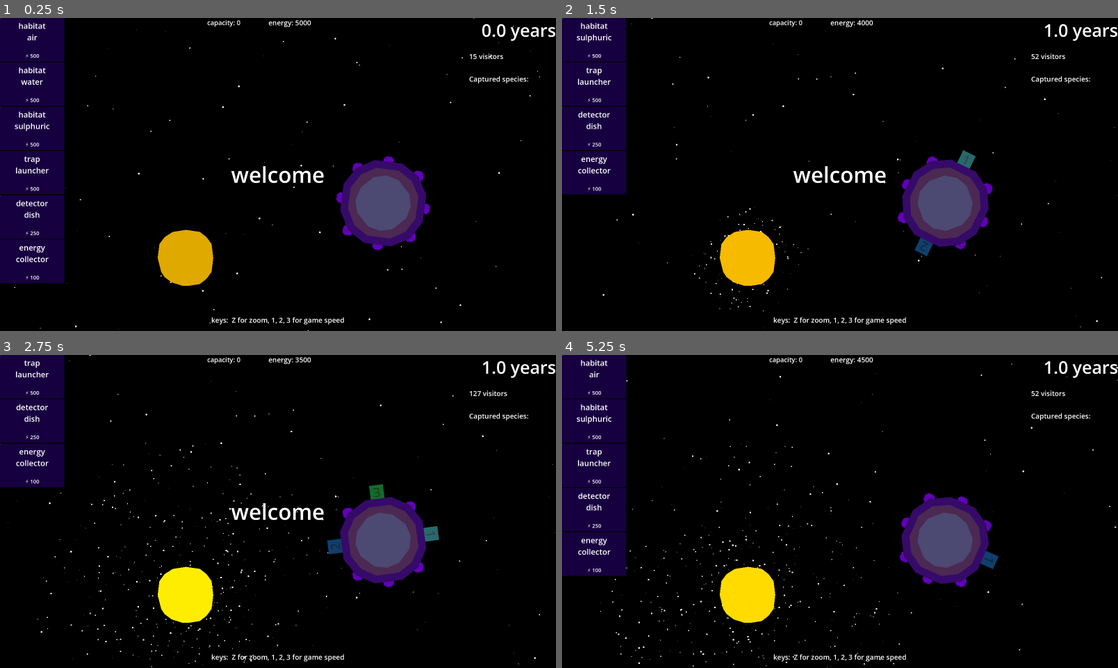
Above: before the commit, frames 1-4 (two rows, left to right).
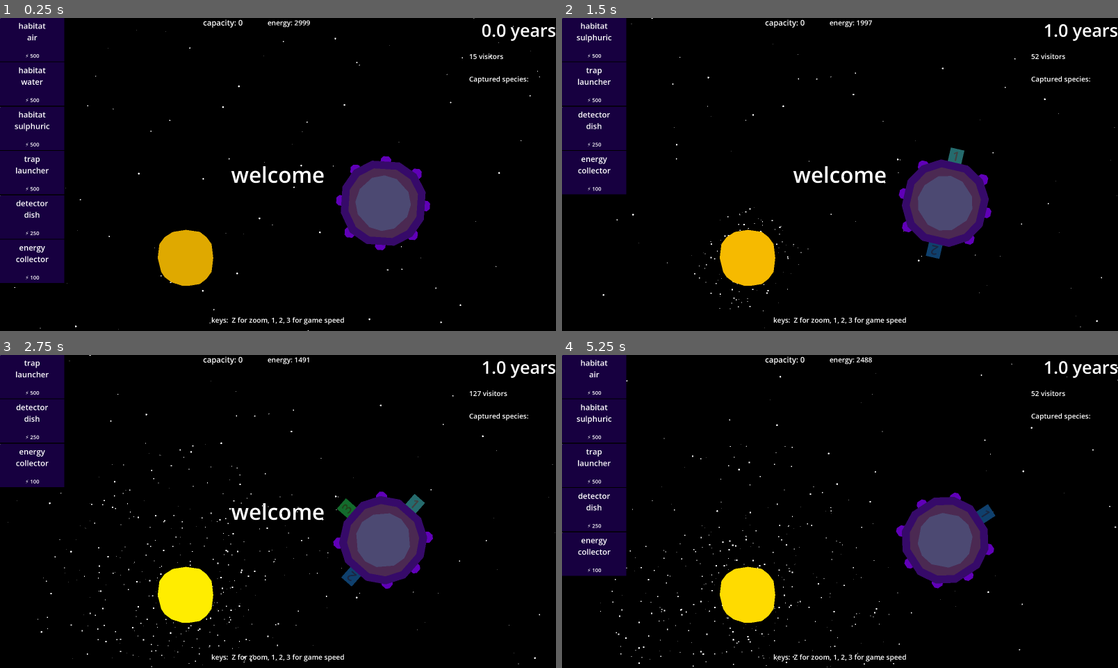
Above: after the commit, the same moments.

Repository: opensourceame/tins-2026
Game: Godot game, scene res://main.tscn
Two runs of this game, one before a commit and one after it. Both use one fixed random seed, a clock stepped at 60 frames per second and the inputs below.
Inputs (mouse positions are in pixels of both pictures, inside the frame that each line leads up to):
- Up to frame 1 (0.25 s): no input
- Up to frame 2 (1.5 s): tap Enter at 0.5 s; move the mouse to (595, 39) at 0.52 s; tap R at 0.6 s; click (595, 39) at 0.67 s; tap 1 at 1.35 s; click (595, 39) at 1.42 s
- Up to frame 3 (2.75 s): tap 2 at 2.1 s; click (33, 376) at 2.17 s
- Up to frame 4 (5.25 s): tap one key every 0.75 s from 2.85 s: 3 Z R 1; click (595, 376) at 2.92 s; click (595, 376) at 3.67 s; move the mouse to (673, 464) at 4.27 s; click (673, 464) at 4.42 s; move the mouse to (595, 420) at 5.02 s; click (595, 420) at 5.17 s

The runs differ from the first frame. In frame 1, 0.5% of the frame differs, in the area x 36-78%, y 0-75%; in frame 2, 1.1%; in frame 3, 1.1%, in the area x 36-79%, y 0-75%; in frame 4, 1.0%.

Commit message:
repair module

Diff:
--- a/common/signal_bus.gd
+++ b/common/signal_bus.gd
@@ -3,7 +3,9 @@
 signal intelligence_detected(planet)
 signal moon_trap_orbiting(planet)
 signal moon_trap_returning(planet)
+signal moon_trap_returned(trap)
 signal species_captured(trap)
 signal habitat_capacity_changed(habitat)
 signal energy_collected
 signal energy_consumed(consumer)
+signal spica_damage
--- a/common/spawner.gd
+++ b/common/spawner.gd
@@ -5,6 +5,7 @@
 const ENERGY_COLLECTOR = preload("res://spica/energy_collector.tscn")
 const HABITAT          = preload("res://spica/habitat/habitat.tscn")
 const MOON_TRAP        = preload("res://moon_trap.tscn")
+const REPAIR_MODULE    = preload("res://spica/repair_module.tscn")
 
 func trap_launcher():
     return TRAP_LAUNCHER.instantiate()
@@ -20,3 +21,6 @@
 
 func energy_collector():
     return ENERGY_COLLECTOR.instantiate()
+
+func repair_module():
+    return REPAIR_MODULE.instantiate()
--- a/hud.tscn
+++ b/hud.tscn
@@ -3,6 +3,10 @@
 [ext_resource type="Script" uid="uid://dd1hcajcvlc0a" path="res://hud/item_queue.gd" id="1_8sq4i"]
 [ext_resource type="Script" uid="uid://ckjkairqnp32d" path="res://hud/hud.gd" id="1_640wx"]
 [ext_resource type="Script" uid="uid://dsf1g446pdngb" path="res://hud/species.gd" id="3_8sq4i"]
+[ext_resource type="Theme" uid="uid://b5oqcotryjtm5" path="res://hud/hud_theme.tres" id="4_640wx"]
+
+[sub_resource type="Theme" id="Theme_8sq4i"]
+default_font_size = 36
 
 [node name="HUD" type="CanvasLayer" unique_id=1601605167]
 script = ExtResource("1_640wx")
@@ -143,6 +147,7 @@
 offset_right = 400.0
 offset_bottom = 42.0
 grow_horizontal = 2
+theme = SubResource("Theme_8sq4i")
 
 [node name="Control" type="Control" parent="Control2/HBoxContainer" unique_id=1360751159]
 custom_minimum_size = Vector2(300, 0)
@@ -162,7 +167,8 @@
 offset_bottom = 21.0
 grow_horizontal = 2
 grow_vertical = 2
-theme_override_font_sizes/font_size = 30
+theme = ExtResource("4_640wx")
+theme_override_font_sizes/font_size = 36
 text = "capacity: 0"
 
 [node name="Control2" type="Control" parent="Control2/HBoxContainer" unique_id=1646413092]
@@ -186,6 +192,22 @@
 theme_override_font_sizes/font_size = 32
 text = "energy: 0"
 
+[node name="Control3" type="Control" parent="Control2/HBoxContainer" unique_id=1909364967]
+custom_minimum_size = Vector2(200, 0)
+layout_mode = 2
+
+[node name="DamageLabel" type="Label" parent="Control2/HBoxContainer/Control3" unique_id=7968745]
+unique_name_in_owner = true
+layout_mode = 1
+anchors_preset = 5
+anchor_left = 0.5
+anchor_right = 0.5
+offset_left = -20.0
+offset_right = 20.0
+offset_bottom = 45.0
+grow_horizontal = 2
+theme_override_font_sizes/font_size = 32
+
 [node name="Control3" type="Control" parent="." unique_id=1130484763]
 custom_minimum_size = Vector2(0, 100)
 layout_mode = 3
--- a/hud/hud.gd
+++ b/hud/hud.gd
@@ -5,6 +5,7 @@
 @onready var item_queue: ItemQueue = $ItemQueue
 @onready var message: Control = $Message
 @onready var capacity_label: Label = %CapacityLabel
+@onready var damage_label: Label = %DamageLabel
 
 var message_queue = []
 var message_being_displayed = false
@@ -12,13 +13,14 @@
 func _ready():
     SignalBus.moon_trap_returning.connect(alert_trap_returning)
     SignalBus.habitat_capacity_changed.connect(capacity_changed)
+    SignalBus.spica_damage.connect(spica_damage)
 
 func _physics_process(delta: float) -> void:
     if message_queue.size() > 0 and not message_being_displayed:
         show_next_message()
 
     $Control/VBoxContainer/Visitors/Label.text = str(game.visitors) + ' visitors'
-    %EnergyLabel.text = "energy: " + str(game.energy)
+    %EnergyLabel.text = "energy: " + str(int(game.energy))
 
 func queue_message(text):
     message_queue.append(text)
@@ -50,6 +52,8 @@
 func alert_trap_returning(trap):
     queue_message("moon trap is returning with " + trap.species.name())
 
-
 func capacity_changed(habitat):
     %CapacityLabel.text = "capacity: " + str(game.spica.get_capacity())
+
+func spica_damage():
+    %DamageLabel.text = "damage: " + str(game.spica.damage)
--- /dev/null
+++ b/hud/hud_theme.tres
@@ -0,0 +1,3 @@
+[gd_resource type="Theme" format=3 uid="uid://b5oqcotryjtm5"]
+
+[resource]
--- a/hud/place_item.gd
+++ b/hud/place_item.gd
@@ -43,6 +43,8 @@
                 component = Spawner.trap_launcher()
             "detector_dish":
                 component = Spawner.detector_dish()
+            "repair_module":
+                component = Spawner.repair_module()
             "moon_trap":
                 if not game.spica.trap_launcher():
                     game.hud.queue_message("you need a trap launcher")
--- a/main.gd
+++ b/main.gd
@@ -7,6 +7,7 @@
 
 const ZOOM_OUT_SCALE: float = 0.4
 const ZOOM_TIME: float = 0.3
+const MAX_ENERGY: int = 3000
 
 var zoomed_out: bool = false
 var center: Vector2
@@ -14,7 +15,7 @@
 var intelligent_planets = []
 var years_elapsed: float = 0.0
 var visitors: int = 0
-var energy: int = 5000
+var energy: float = MAX_ENERGY
 
 var spawn: Node
 
@@ -25,6 +26,7 @@
     "trap_launcher": 500,
     "detector_dish": 250,
     "moon_trap": 200,
+    "repair_module": 300,
 }
 
 var planet_names = [
@@ -42,6 +44,8 @@
     SignalBus.intelligence_detected.connect(on_intelligence_detected)
     SignalBus.energy_collected.connect(on_energy_collected)
     SignalBus.energy_consumed.connect(on_energy_consumed)
+    SignalBus.moon_trap_returned.connect(on_moon_trap_returned)
+    SignalBus.spica_damage.connect(on_spica_damage)
 
     spawn = SPAWNER_SCRIPT.new()
 
@@ -59,6 +63,7 @@
     hud.get_node("%Years/Label").text = str(round(years_elapsed)) + " years"
 
     visitors += 1
+    energy -= spica.damage * delta
 
 func _input(event: InputEvent):
     if event is InputEventKey and event.pressed:
@@ -89,17 +94,33 @@
         hud.show()
 
 
-
 func on_intelligence_detected(planet):
     if not planet in intelligent_planets:
         print("GAME: intelligent planet detected - ", planet.planet_name)
         intelligent_planets.append(planet)
-        hud.item_queue.add_item("moon_trap", { "target": planet })
+        queue_trap_item(planet)
         hud.queue_message("intelligent life detected on " + planet.planet_name)
 
 func on_energy_collected():
-    if energy < 1000:
+    if energy < MAX_ENERGY:
         energy += 1
 
 func on_energy_consumed(consumer):
     energy -= ENERGY_REQUIRED[consumer]
+
+func on_moon_trap_returned(trap):
+    var timer = Timer.new()
+    add_child(timer)
+    timer.one_shot = true
+    timer.wait_time = 5.0
+    timer.timeout.connect(queue_trap_item.bind(trap.target_planet))
+    timer.start()
+
+func queue_trap_item(planet):
+    hud.item_queue.add_item("moon_trap", { "target": planet })
+
+func on_spica_damage():
+    for c in spica.components:
+        if c is RepairModule:
+            return
+    hud.item_queue.add_item("repair_module")
--- a/moon_trap.gd
+++ b/moon_trap.gd
@@ -8,6 +8,7 @@
 @onready var moon: Node2D = $Moon
 @onready var particle_trail: GPUParticles2D = $ParticleTrail
 
+var target_planet
 var target:
     set(value):
         target = value
@@ -83,7 +84,7 @@
 
     call_deferred("reparent", planet)
 
-
+    target_planet = planet
     orbit_timer = Timer.new()
     add_child(orbit_timer)
     orbit_timer.wait_time = randi_range(6, 9)
--- a/solar_system/planet_label.gd
+++ b/solar_system/planet_label.gd
@@ -5,7 +5,7 @@
 
 var target: Planet
 
-@onready var label: Label = $Label
+@onready var label: Label = $Control/Label
 @onready var control: Control = $Control
 
 func _ready():
--- a/solar_system/solar_system.gd
+++ b/solar_system/solar_system.gd
@@ -36,7 +36,7 @@
         var distance = randf_range(MIN_DISTANCE, MAX_DISTANCE)
 
         var planet: Planet = PLANET.instantiate()
-        planet.has_advanced_life = randf() < 0.1
+        planet.has_advanced_life = randf() < 0.3
         planet.distance_from_sun = distance
         planet.position = Vector2.RIGHT.rotated(angle) * distance
         planet.size = randi_range(MIN_SIZE, MAX_SIZE)
--- /dev/null
+++ b/spica/repair_module.gd
@@ -0,0 +1,23 @@
+class_name RepairModule
+extends StaticBody2D
+
+@onready var game = get_tree().current_scene
+@onready var repair_timer: Timer = $RepairTimer
+
+const REPAIR_SPEED = 1
+const ENERGY_DRAIN = 2
+
+var spica: Spica
+
+func _ready():
+    spica = game.spica
+
+    repair_timer.timeout.connect(repair)
+    repair_timer.start()
+
+func repair():
+    if spica.damage < 1:
+        return
+
+    spica.damage -= 1
+    SignalBus.spica_damage.emit()
--- /dev/null
+++ b/spica/repair_module.tscn
@@ -0,0 +1,22 @@
+[gd_scene format=3 uid="uid://ceaxtlnpv8oh5"]
+
+[ext_resource type="Script" uid="uid://cqukxpsexxdfk" path="res://spica/repair_module.gd" id="1_6xw6h"]
+
+[node name="RepairModule" type="StaticBody2D" unique_id=912079961]
+script = ExtResource("1_6xw6h")
+
+[node name="Polygon2D" type="Polygon2D" parent="." unique_id=1045049094]
+color = Color(0.40596905, 0, 0.08607813, 1)
+polygon = PackedVector2Array(-64, 0, -64, -16, -56, -24, -48, -40, -40, -48, -32, -64, 40, -64, 48, -48, 56, -40, 64, -24, 72, -16, 72, 0)
+
+[node name="Polygon2D2" type="Polygon2D" parent="." unique_id=265731982]
+color = Color(0.7802366, 0.70448524, 0, 1)
+polygon = PackedVector2Array(-64, -16, -56, -24, 64, -24, 72, -16)
+
+[node name="Polygon2D3" type="Polygon2D" parent="." unique_id=1599961246]
+position = Vector2(0, -24)
+color = Color(0.7802366, 0.70448524, 0, 1)
+polygon = PackedVector2Array(-48, -16, -40, -24, 48, -24, 56, -16)
+
+[node name="RepairTimer" type="Timer" parent="." unique_id=1733025968]
+wait_time = 5.0
--- a/spica/spica.gd
+++ b/spica/spica.gd
@@ -5,12 +5,13 @@
 @onready var return_area: Area2D = $ReturnArea
 @onready var crash_area: Area2D = $CrashArea
 
-var rotation_speed = 30.0
+var rotation_speed =15.0
 var intelligent_planets = []
 var anchors = []
 var components = []
 var captured_species = []
 var capacity = 0
+var damage = 3
 
 func _ready():
     for a in $Anchors.get_children():
@@ -20,6 +21,8 @@
 
     crash_area.body_entered.connect(_on_body_entered)
     return_area.body_entered.connect(_on_return_area_entered)
+
+    SignalBus.spica_damage.emit(0)
 
 func _physics_process(delta: float) -> void:
     rotate(deg_to_rad(delta * rotation_speed))
@@ -33,14 +36,6 @@
     anchor.attach_component(component)
     components.append(component)
     component.rotation = anchor.position.angle() + deg_to_rad(90)
-
-func Xget_components():
-    var c = []
-    for a in anchors:
-        if a.component:
-            c.append(a.component)
-
-    return c
 
 func trap_launcher():
     for c in components:
@@ -62,9 +57,15 @@
     else:
         crash_moon_trap(trap)
 
+    SignalBus.moon_trap_returned.emit(trap)
+
 func crash_moon_trap(trap):
     trap.crash_into_spica()
     game.hud.queue_message("no space for these victims")
+
+    damage += randi_range(3, 5)
+
+    SignalBus.spica_damage.emit()
 
 func can_accomodate(trap):
     return get_capacity() > 0
@@ -76,8 +77,6 @@
             total += c.capacity
 
     return total
-
-
 
 func capture_species(trap):
     print("SPICA: trapped ", trap.species)
Binary file added: screenshots/30 May 18:00.png
Not shown, added: screenshots/30 May 18:00.png.import
Not shown, added: spica/repair_module.gd.uid
Not shown, changed: TODO.md
Not shown, added: docs/score_mechanic.md
